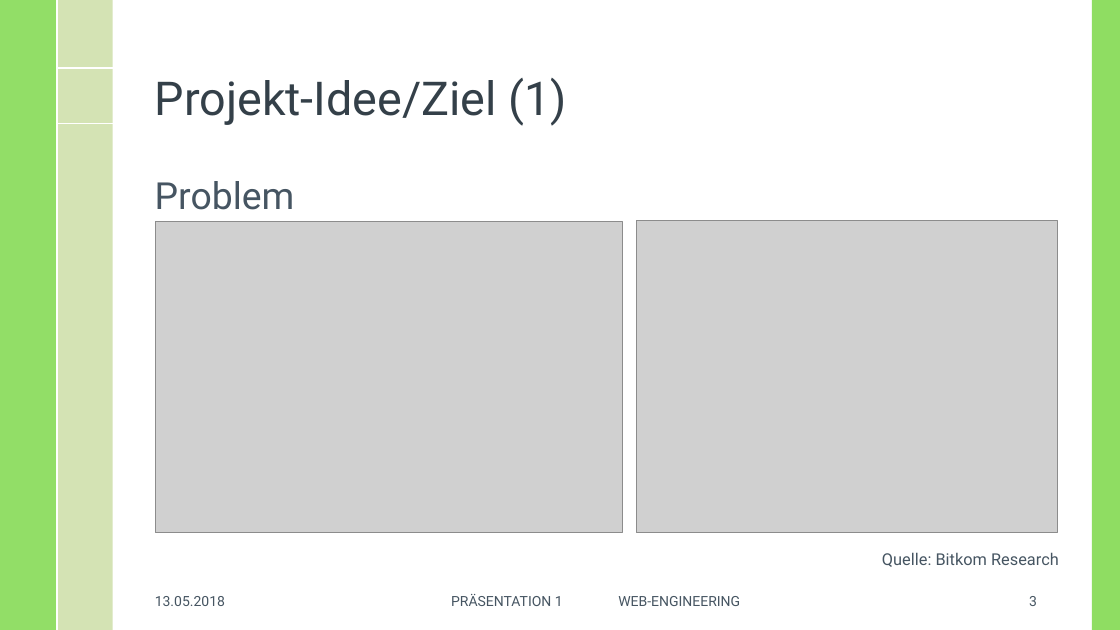
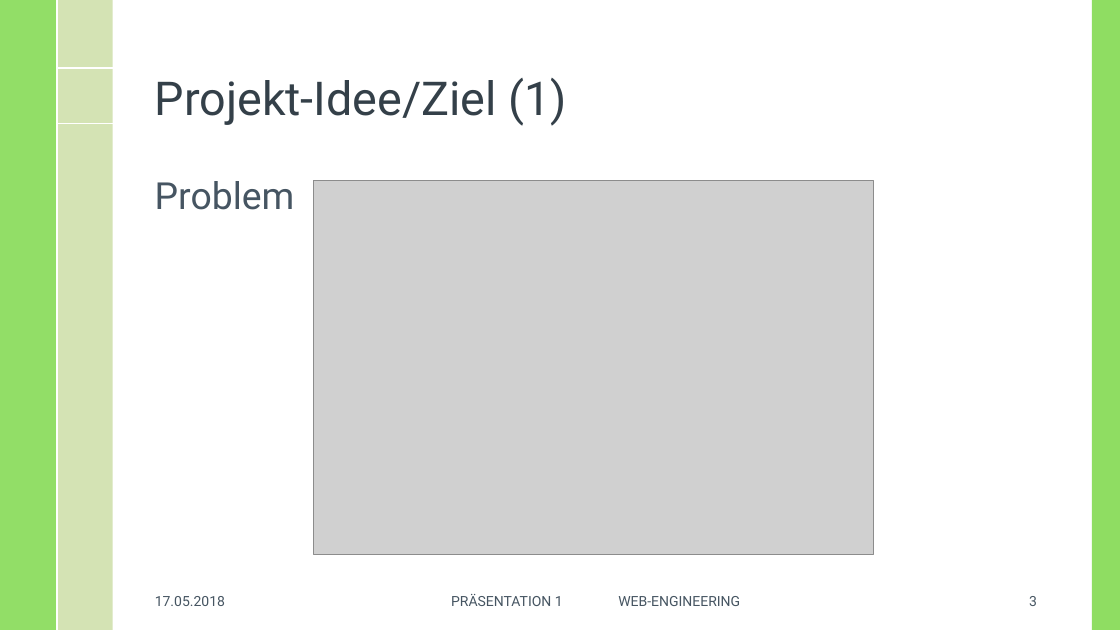
Before and after one commit to MasterInformatikHsBochum/data-app, a slide deck: slide 3 of Praesentation/WE-Präsentation1-18_05_18.pptx. Drawn at 1120x630 pixels with LibreOffice and Linux fonts; fonts in the diff are those of the drawing; grey boxes stand for pictures; background and template pictures are left out. Boxes give left, top, right and bottom in pixels: in the first picture for what was removed or moved away, otherwise in the second. Text is boxed around its words. In the diff, an @@ line names an element or a change of style, - is before the commit and + after.

```diff
--- a/Praesentation/WE-Präsentation1-18_05_18.pptx
+++ b/Praesentation/WE-Präsentation1-18_05_18.pptx
@@ picture: place and size @@
-picture at bbox=[155, 221, 623, 533]
+picture at bbox=[313, 181, 873, 555]
@@ picture removed at bbox=[636, 220, 1057, 533] @@
@@ text removed at bbox=[882, 552, 1059, 567] @@
-Quelle: Bitkom Research
@@ text at bbox=[155, 596, 225, 606]: text changed @@
-13.05.2018
+17.05.2018
```
Also in this commit, not shown: 7 other slides changed, 1 slide added, 2 other files.
